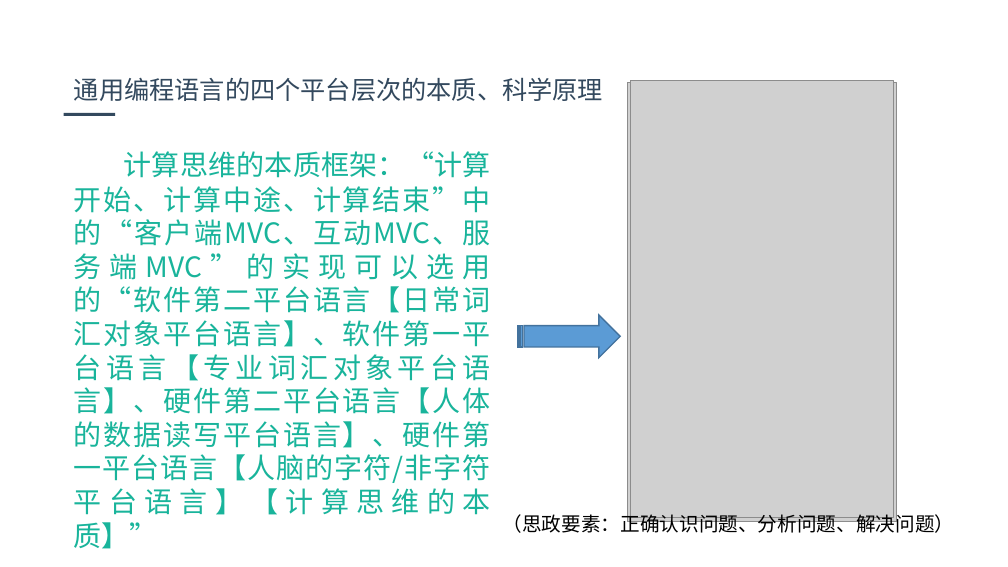
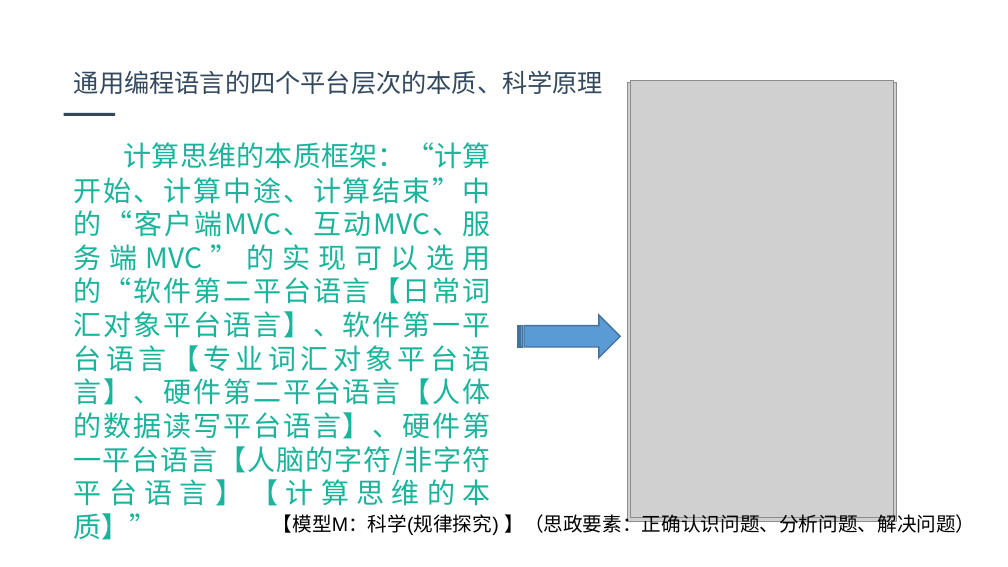
Before and after one commit to jbhuang99/WebEdu_LocalVersion_YuQin_DotNetCore2.1, a slide deck: slide 3 of wwwroot/1-FourPlatformLevelsofUniversalProgrammingLanguage.pptx. Drawn at 1008x567 pixels with LibreOffice and Linux fonts; fonts in the diff are those of the drawing; grey boxes stand for pictures; background and template pictures are left out. Boxes give left, top, right and bottom in pixels: in the first picture for what was removed or moved away, otherwise in the second. Text is boxed around its words. In the diff, an @@ line names an element or a change of style, - is before the commit and + after.

```diff
--- a/wwwroot/1-FourPlatformLevelsofUniversalProgrammingLanguage.pptx
+++ b/wwwroot/1-FourPlatformLevelsofUniversalProgrammingLanguage.pptx
@@ text "通用编程语言的四个平台层次的本质、科学原理": place and size @@
-text "通用编程语言的四个平台层次的本质、科学原理" at [74,77,603,101]
+text "通用编程语言的四个平台层次的本质、科学原理" at [74,70,603,94]
@@ text "计算思维的本质框架：“计算开始、计算中途、计算结束”中的“客户端MVC、互动MVC、服务端MVC”的实现可以选用的“软件 ...": place and size @@
-text "计算思维的本质框架：“计算开始、计算中途、计算结束”中的“客户端MVC、互动MVC、服务端MVC”的实现可以选用的“软件 ..." at [74,151,491,515]
+text "计算思维的本质框架：“计算开始、计算中途、计算结束”中的“客户端MVC、互动MVC、服务端MVC”的实现可以选用的“软件 ..." at [74,142,491,506]
@@ text at [273,511,975,535]: text changed @@
-（思政要素：正确认识问题、分析问题、解决问题）
+【模型M：科学(规律探究) 】（思政要素：正确认识问题、分析问题、解决问题）
```
Also in this commit, not shown: 6 other slides changed.
